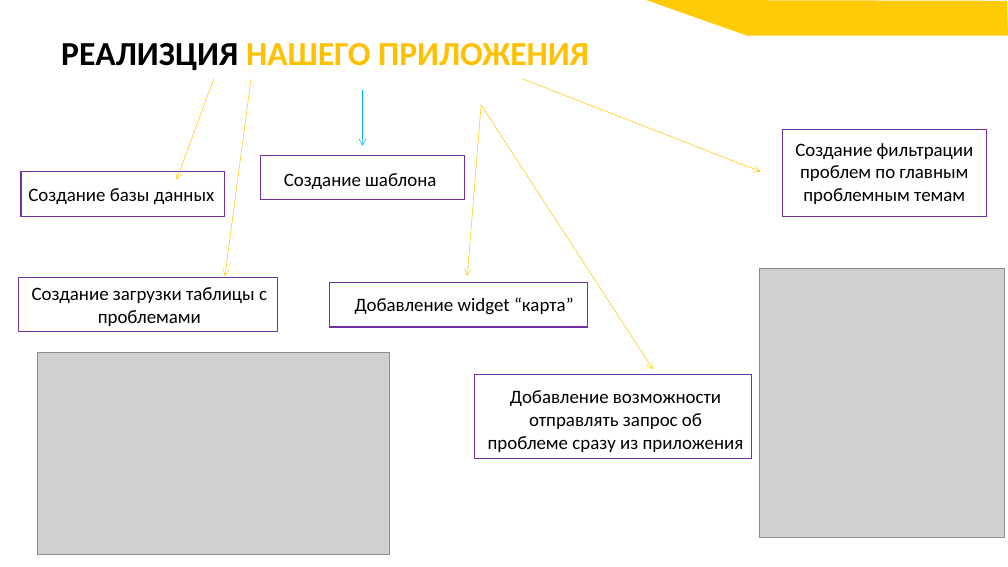
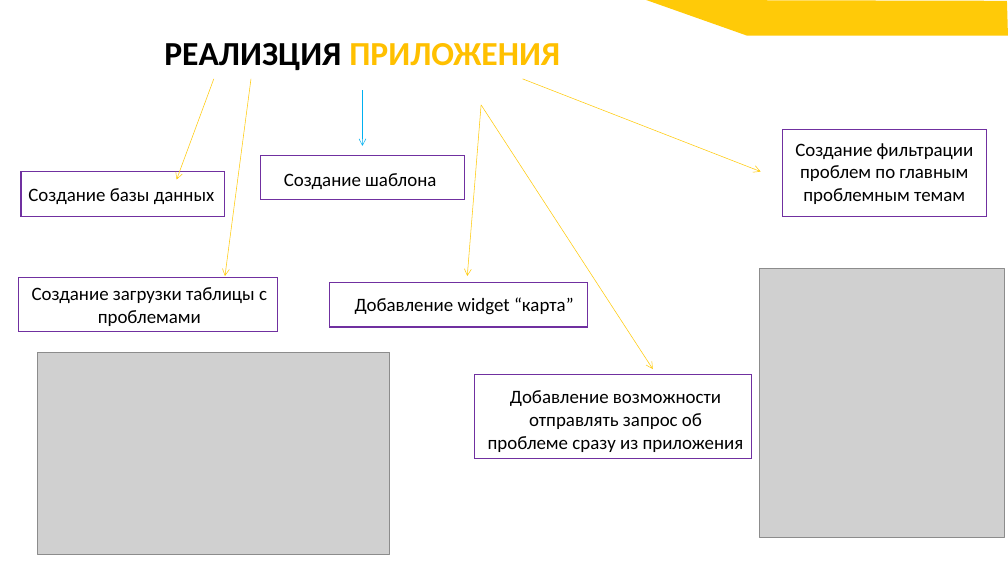
Before and after one commit to Vovadoes/Hackathon, a slide deck: slide 5 of stroitelniy-project_1.pptx. Drawn at 1008x567 pixels with LibreOffice and Linux fonts; fonts in the diff are those of the drawing; grey boxes stand for pictures; background and template pictures are left out. Boxes give left, top, right and bottom in pixels: in the first picture for what was removed or moved away, otherwise in the second. Text is boxed around its words. In the diff, an @@ line names an element or a change of style, - is before the commit and + after.

```diff
--- a/stroitelniy-project_1.pptx
+++ b/stroitelniy-project_1.pptx
@@ title at (x1=164, y1=43, x2=560, y2=70): text changed @@
-РЕАЛИЗЦИЯ НАШЕГО ПРИЛОЖЕНИЯ
+РЕАЛИЗЦИЯ ПРИЛОЖЕНИЯ
```
Also in this commit, not shown: 2 other slides changed, 1 slide added, 1 other file.
